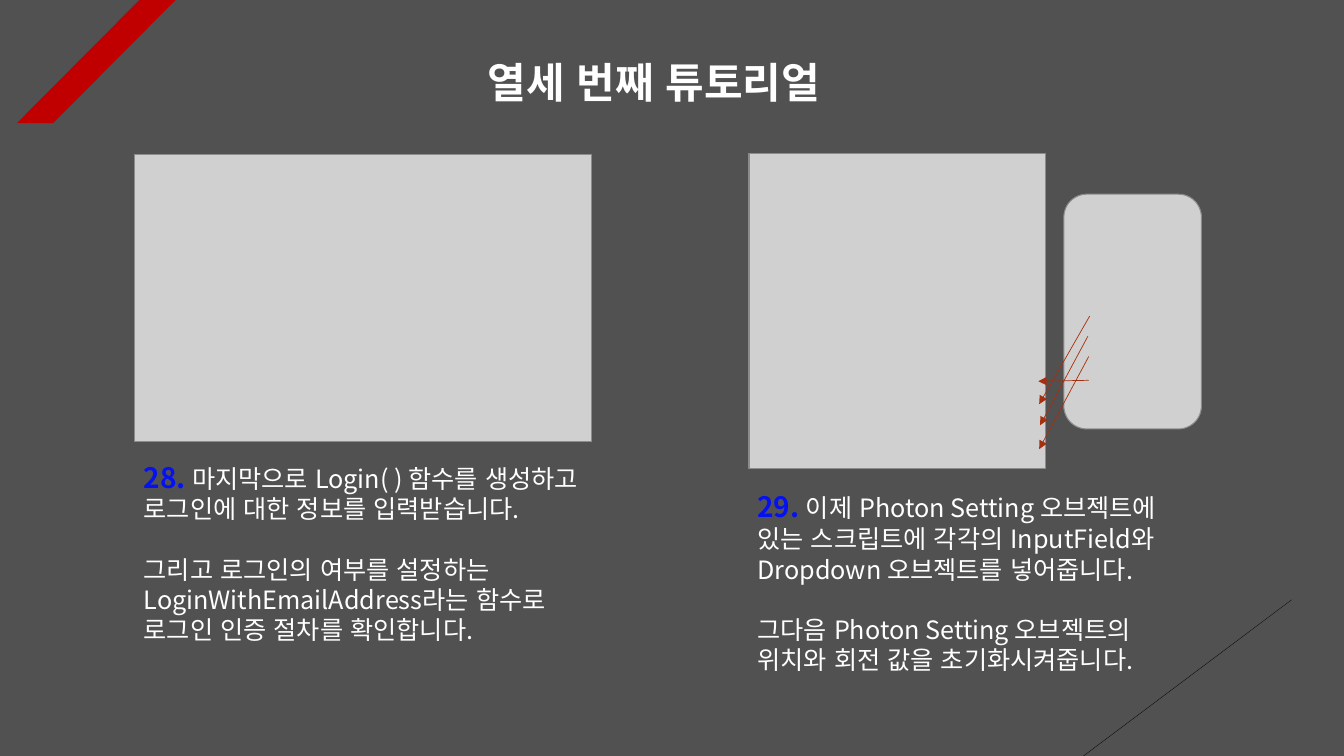
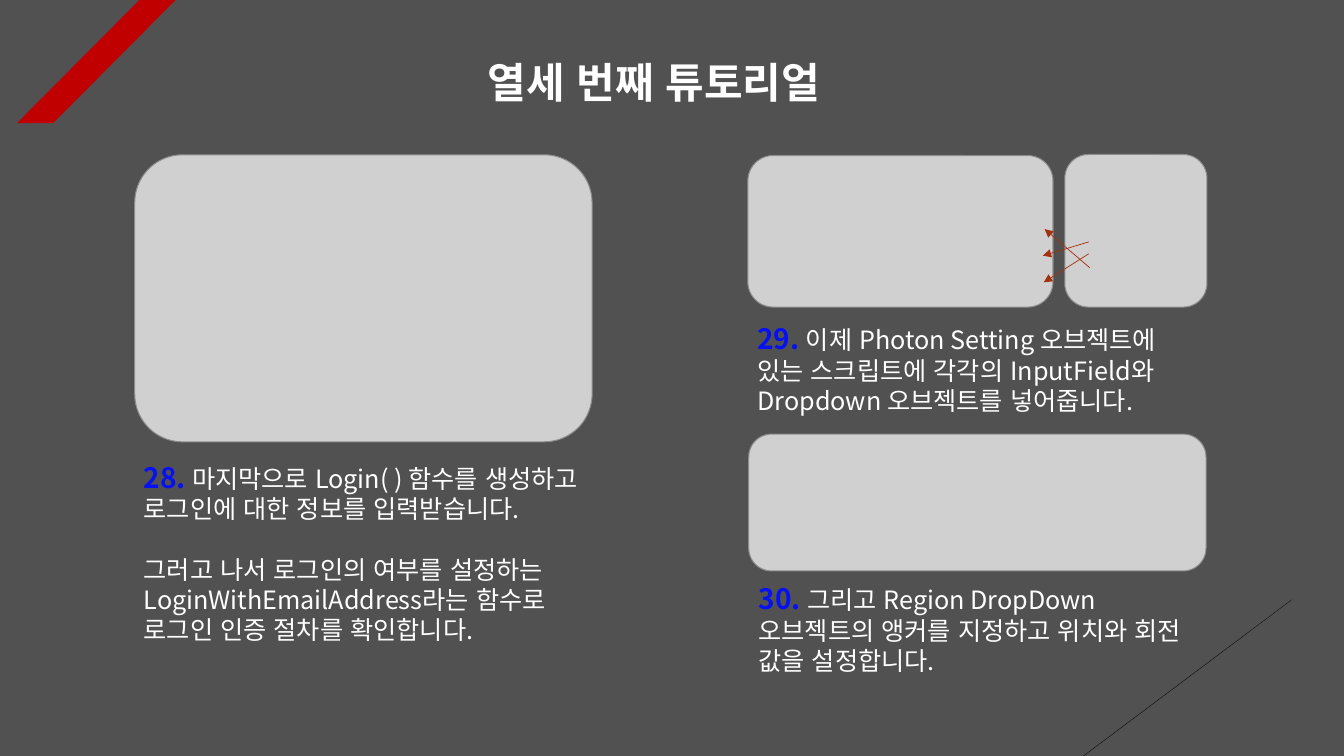
Before and after one commit to Unity2033/3D-UnityEngine, a slide deck: slide 13 of Assets/Class/Photon Server/PPT Data/Photon PlayFab.pptx. Drawn at 1344x756 pixels with LibreOffice and Linux fonts; fonts in the diff are those of the drawing; grey boxes stand for pictures. Boxes give left, top, right and bottom in pixels: in the first picture for what was removed or moved away, otherwise in the second. Text is boxed around its words. In the diff, an @@ line names an element or a change of style, - is before the commit and + after.

```diff
--- a/Assets/Class/Photon Server/PPT Data/Photon PlayFab.pptx
+++ b/Assets/Class/Photon Server/PPT Data/Photon PlayFab.pptx
@@ picture added at (748,155,1054,307) @@
@@ picture removed at (749,154,1046,469) @@
@@ picture added at (1065,154,1207,307) @@
@@ picture removed at (1064,195,1201,430) @@
@@ arrow moved from (1089, 357) - (1040, 450) to (1090, 268) - (1045, 229) @@
@@ arrow moved from (1088, 337) - (1041, 425) to (1089, 254) - (1044, 282) @@
@@ arrow moved from (1090, 317) - (1040, 404) to (1089, 242) - (1044, 256) @@
@@ text "29. 이제 Photon Setting 오브젝트에 ...": place and size @@
-text "29. 이제 Photon Setting 오브젝트에 ..." at (757,496,1156,671)
+text "29. 이제 Photon Setting 오브젝트에 ..." at (757,328,1156,416)
@@ arrow removed from (1089, 380) to (1038, 381) @@
@@ picture added at (749,435,1207,572) @@
@@ text at (144,558,546,641): text changed @@
-그리고 로그인의 여부를 설정하는 LoginWithEmailAddress라는 함수로 로그인 인증 절차를 확인합니다.
+그러고 나서 로그인의 여부를 설정하는 LoginWithEmailAddress라는 함수로 로그인 인증 절차를 확인합니다.
@@ text added at (759,588,1181,672), 18 pt, text #FFFFFF @@
+30. 그리고 Region DropDown 오브젝트의 앵커를 지정하고 위치와 회전 값을 설정합니다.
@@ text at (757,618,1133,671): paragraph removed @@
-그다음 Photon Setting 오브젝트의 위치와 회전 값을 초기화시켜줍니다.
```
Also in this commit, not shown: 7 other slides changed, 1 slide removed, 43 other files.
